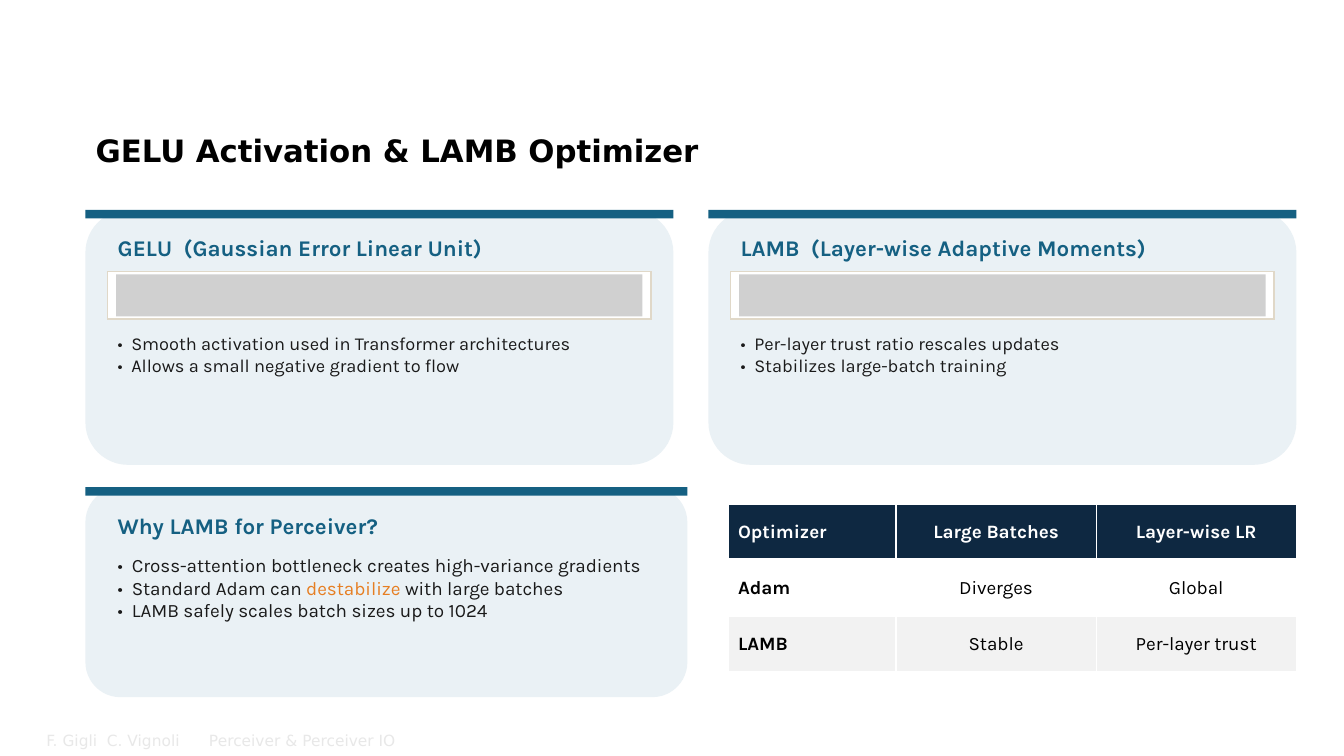
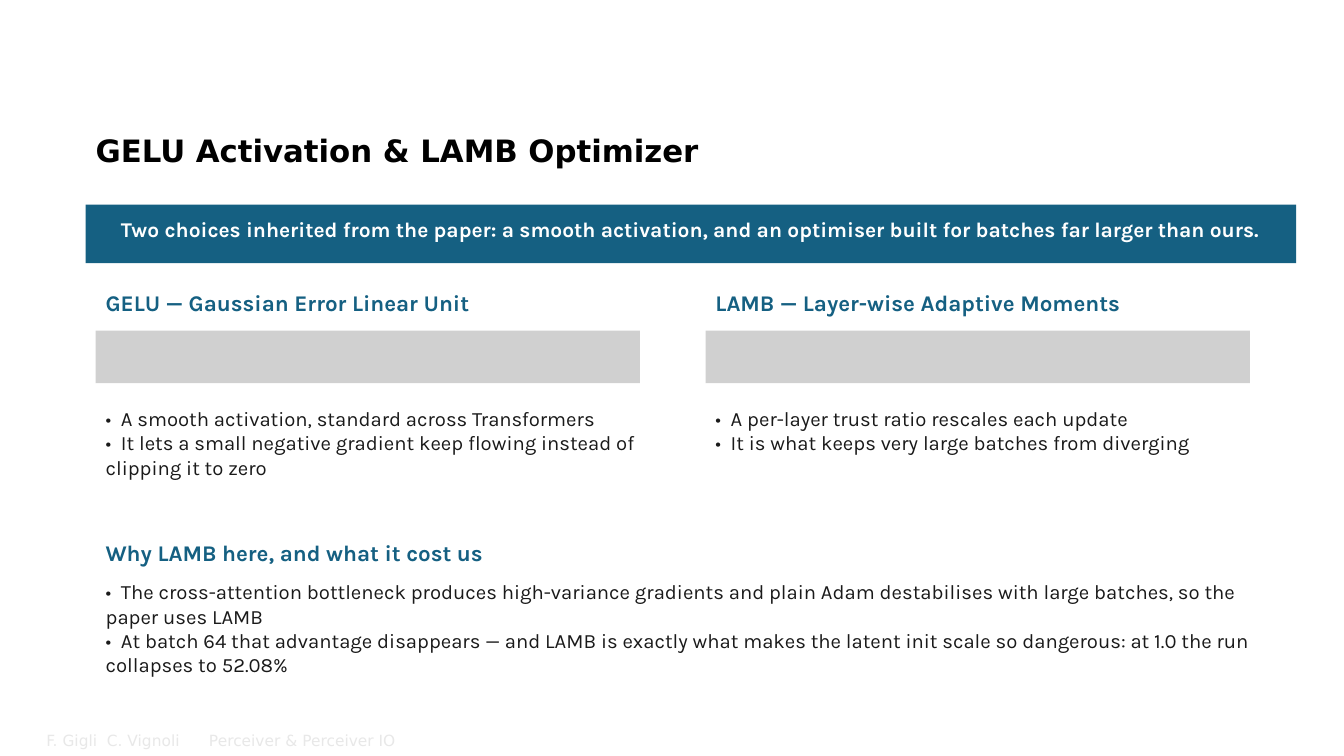
Before and after one commit to FrancescoGigli/Perceiver_project, a slide deck: slide 12 of sito/slide/Perceiver & Perceiver IO.pptx. Drawn at 1344x756 pixels with LibreOffice and Linux fonts; fonts in the diff are those of the drawing; grey boxes stand for pictures; background and template pictures are left out. Boxes give left, top, right and bottom in pixels: in the first picture for what was removed or moved away, otherwise in the second. Text is boxed around its words. In the diff, an @@ line names an element or a change of style, - is before the commit and + after.

Commit message:
Slide: revisione completa PDF e PPTX allineati
- notazione unica (Q=ZW_Q, un solo d_k), decoder O x D, query MLM O=M
- batch 32-64, niente dropout fra le aggiunte, bullet hardware/improvements veri per il codice
- GLUE ~10 punti sotto il paper, non ~8
- mappe d'attenzione dalla serie v2 (e01 5.84 bit vs e29 9.83 bit), figura riproducibile da _diag/attention_maps_v2.py
- commenti corrotti del .tex ripuliti; script _diag/ e figure delle 42 run tracciati

```diff
--- a/sito/slide/Perceiver & Perceiver IO.pptx
+++ b/sito/slide/Perceiver & Perceiver IO.pptx
@@ rectangle added at (86,205,1297,263), fill #156082 @@
@@ rounded rectangle removed at (86,210,674,465) @@
@@ rectangle removed at (86,210,674,218) @@
@@ text added at (121,222,1259,243), 15 pt, text #FFFFFF, bold @@
+Two choices inherited from the paper: a smooth activation, and an optimiser built for batches far larger than ours.
@@ rounded rectangle removed at (709,210,1297,465) @@
@@ rectangle removed at (709,210,1297,218) @@
@@ text at (106,295,469,312): text changed @@
-GELU (Gaussian Error Linear Unit)
+GELU — Gaussian Error Linear Unit
@@ rectangle removed at (108,271,651,319) @@
@@ text at (715,295,1120,317): text changed @@
-LAMB (Layer-wise Adaptive Moments)
+LAMB — Layer-wise Adaptive Moments
@@ rectangle removed at (731,271,1274,319) @@
@@ picture: place and size @@
-picture at (116,274,642,317)
+picture at (96,331,640,383)
@@ picture: place and size @@
-picture at (739,274,1265,317)
+picture at (706,331,1250,383)
@@ text at (106,412,634,480): text changed; size 13 to 14.5 pt @@
-• Smooth activation used in Transformer architectures
-• Allows a small negative gradient to flow
+• A smooth activation, standard across Transformers
+• It lets a small negative gradient keep flowing instead of clipping it to zero
@@ text at (731,412,1189,455): text changed; size 13 to 14.5 pt @@
-• Per-layer trust ratio rescales updates
-• Stabilizes large-batch training
+• A per-layer trust ratio rescales each update
+• It is what keeps very large batches from diverging
@@ rounded rectangle removed at (86,487,688,697) @@
@@ rectangle removed at (86,487,688,495) @@
@@ table removed at (728,504,1298,673), 3 rows, 3 columns @@
-Optimizer | Large Batches | Layer-wise LR
-Adam | Diverges | Global
-LAMB | Stable | Per-layer trust
@@ text removed at (118,518,378,540) @@
-Why LAMB for Perceiver?
@@ text added at (106,545,483,567), 16 pt, text #156082, bold @@
+Why LAMB here, and what it cost us
@@ text removed at (132,559,641,622) @@
-• Cross-attention bottleneck creates high-variance gradients
-• Standard Adam can destabilize with large batches
-• LAMB safely scales batch sizes up to 1024
@@ text added at (106,585,1249,677), 14.5 pt, text #1A1A1A @@
+• The cross-attention bottleneck produces high-variance gradients and plain Adam destabilises with large batches, so the paper uses LAMB
+• At batch 64 that advantage disappears — and LAMB is exactly what makes the latent init scale so dangerous: at 1.0 the run collapses to 52.08%
```
Also in this commit, not shown: 19 other slides changed, 12 slides added, 9 slides removed, 20 other files.
